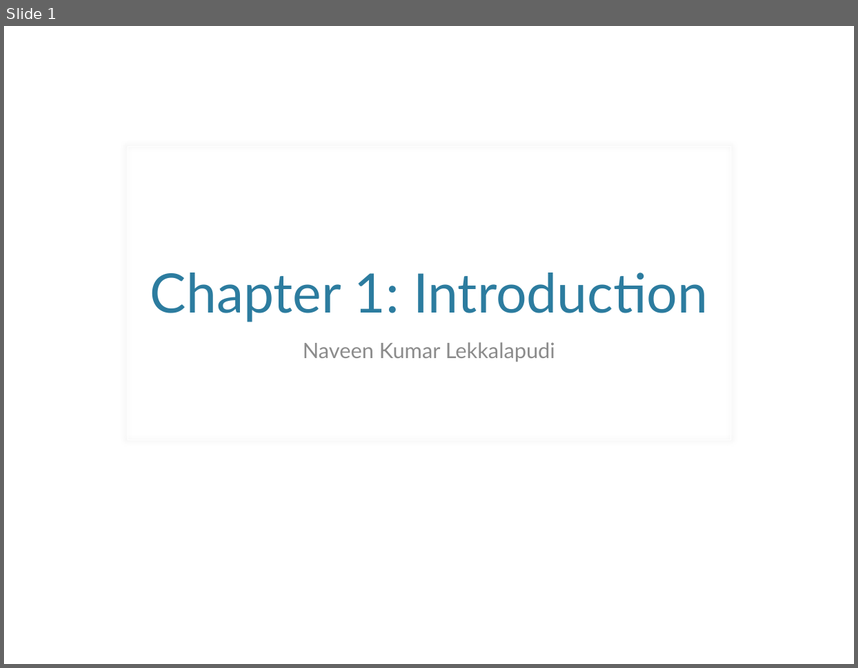
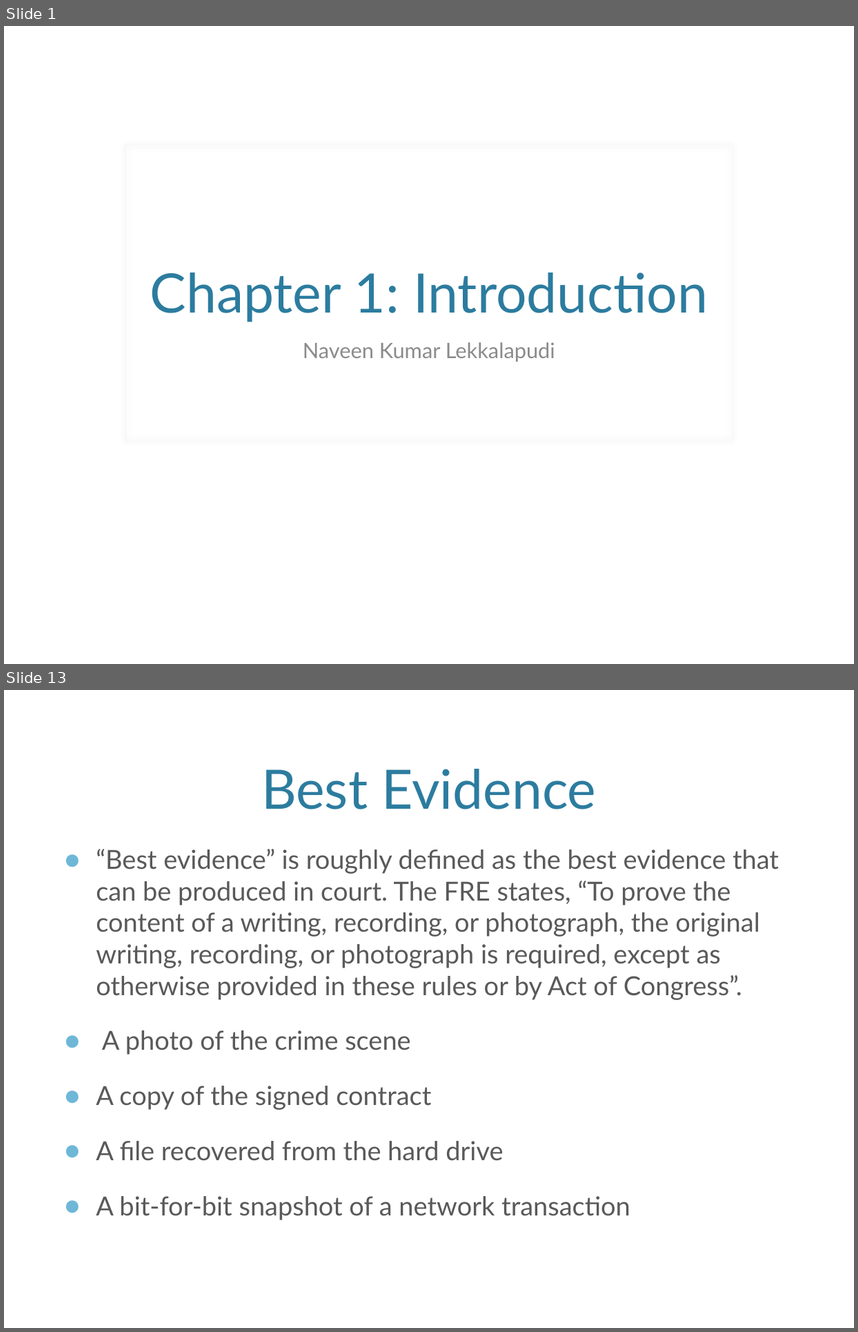
Before and after one commit to nave91/CS695NetForensics, a slide deck: Ch1.Introduction.pptx. Shown one above the other, each under a label of ours: slide 1 before the commit, slides 1 and 13 after it; the slides between them are not shown. The pictures are 858x668 and 858x1332 pixels, drawn with LibreOffice and Linux fonts; fonts in the diff are those of the drawing; background and template pictures are left out. Boxes give left, top, right and bottom in pixels: in the first picture for what was removed or moved away, otherwise in the second. Text is boxed around its words. In the diff, an @@ line names an element or a change of style, - is before the commit and + after.

```diff
--- a/Ch1.Introduction.pptx
+++ b/Ch1.Introduction.pptx
@@ slide 13 added at box(4, 690, 854, 1328), background picture (left out) @@
@@ title added at box(261, 769, 596, 809), 46 pt, text #2C7C9F @@
+Best Evidence
@@ text added at box(96, 849, 779, 1220), 22.2 pt, text #595959 @@
+● “Best evidence” is roughly deﬁned as the best evidence that can be produced in court. The FRE states, “To prove the content of a writing, recording, or photograph, the original writing, recording, or photograph is required, except as otherwise provided in these rules or by Act of Congress”.
+● A photo of the crime scene
+● A copy of the signed contract
+● A ﬁle recovered from the hard drive
+● A bit-for-bit snapshot of a network transaction
```
Also in this commit, not shown: 21 other slides added.
